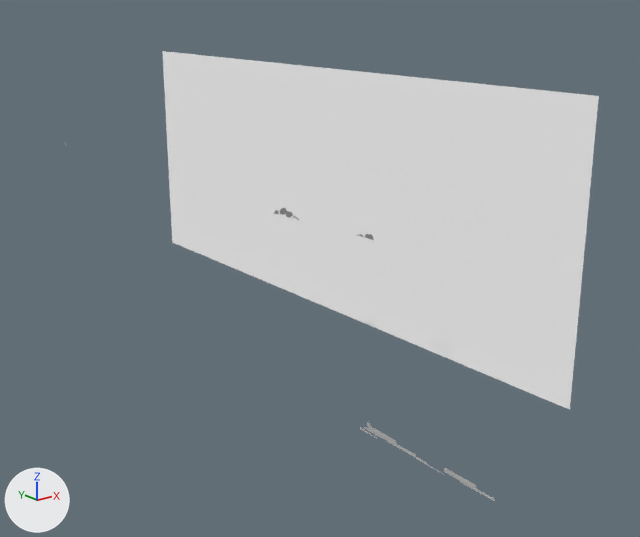
Renders of the Blender file Reference/Models/Environments/Crags_02.blend from each side of a commit.
Rendered twice from a 50 mm camera at (-114.0, -233.0, 43.0) aimed at (22.0, -63.0, -26.0). The lights are fixed; the arrows at lower left show +X, +Y and +Z.
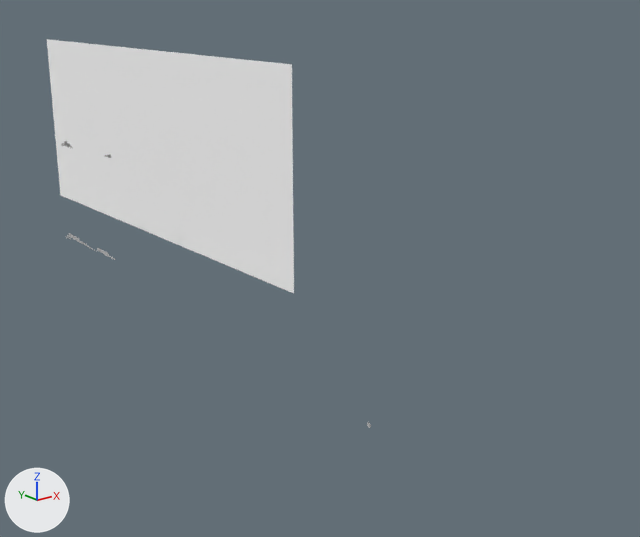
Where the change shows, as pixel boxes [x1, y1, x2, y2] in the pictures (640 x 537 px):
'Plane.002', moved: before [162, 51, 599, 410]; after [47, 39, 294, 293]
'Plane.006', moved: before [360, 426, 495, 501]; after [65, 233, 115, 260]
'Plane.004', moved: before [274, 208, 373, 240]; after [62, 141, 111, 158]

The change in detail:
Object 'Plane.002' (ob_plane_002) moves from (11.3, -102.8, -1.4) to (11.3, -20.9, -1.4).
Object 'Plane.006' (ob_plane_006) moves from (-9.3, -97.1, -37.9) to (-9.3, 40.2, -28.5).
Object 'Plane.004' (ob_plane_004) moves from (-7.9, -73.9, -0.8) to (-7.9, 33.2, -0.8).
